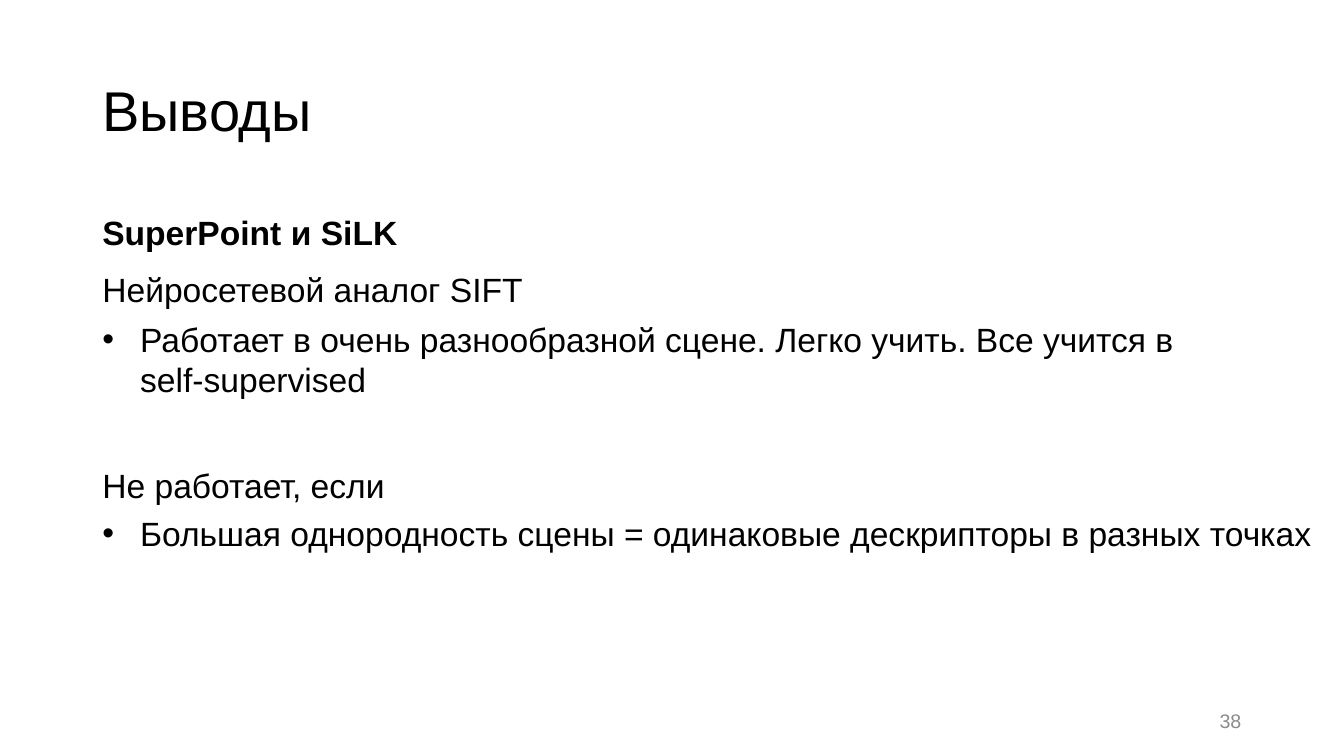
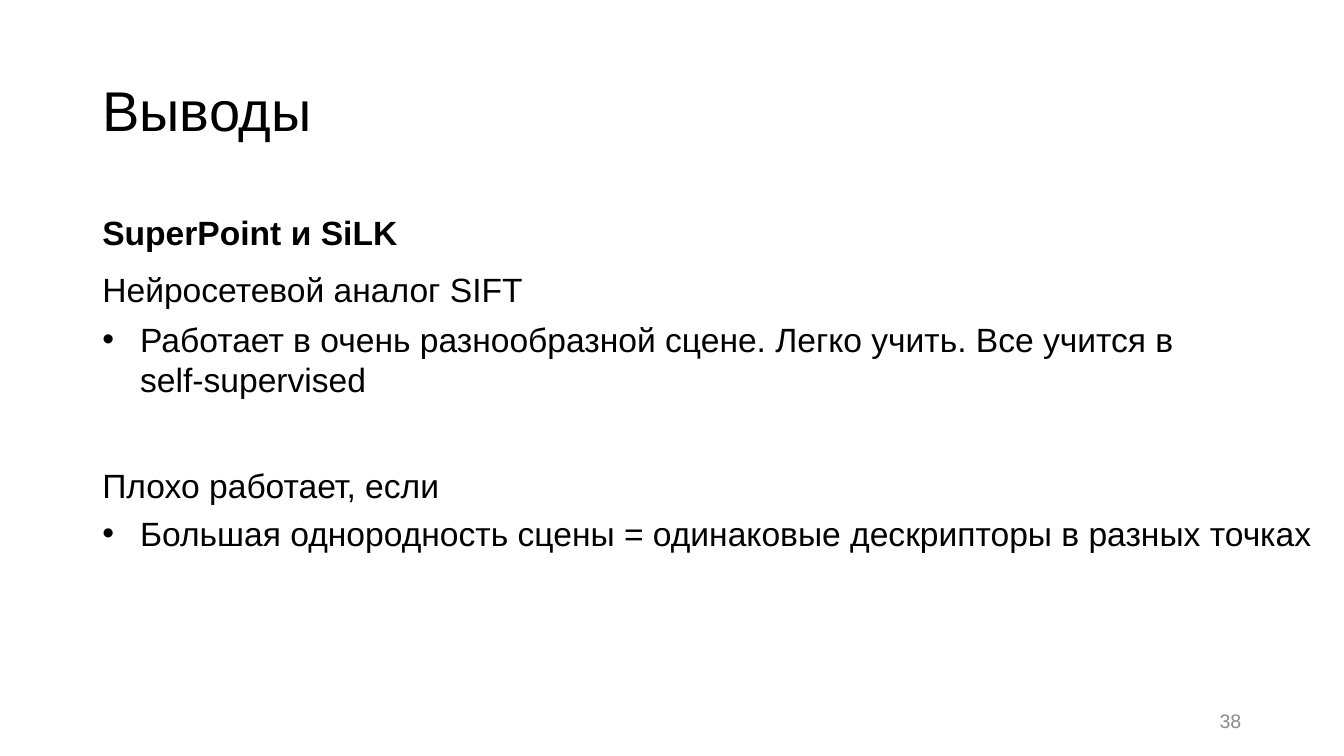
Before and after one commit to CV15005/computer-vision, a slide deck: slide 38 of lesson4/Контрольные точки, сопоставление изображений.pptx. Drawn at 1344x756 pixels with LibreOffice and Linux fonts; fonts in the diff are those of the drawing. Boxes give left, top, right and bottom in pixels: in the first picture for what was removed or moved away, otherwise in the second. Text is boxed around its words. In the diff, an @@ line names an element or a change of style, - is before the commit and + after.

```diff
--- a/lesson4/Контрольные точки, сопоставление изображений.pptx
+++ b/lesson4/Контрольные точки, сопоставление изображений.pptx
@@ text at [102, 473, 439, 505]: text changed @@
-Не работает, если
+Плохо работает, если
```
Also in this commit, not shown: 2 other slides changed, 1 other file.
